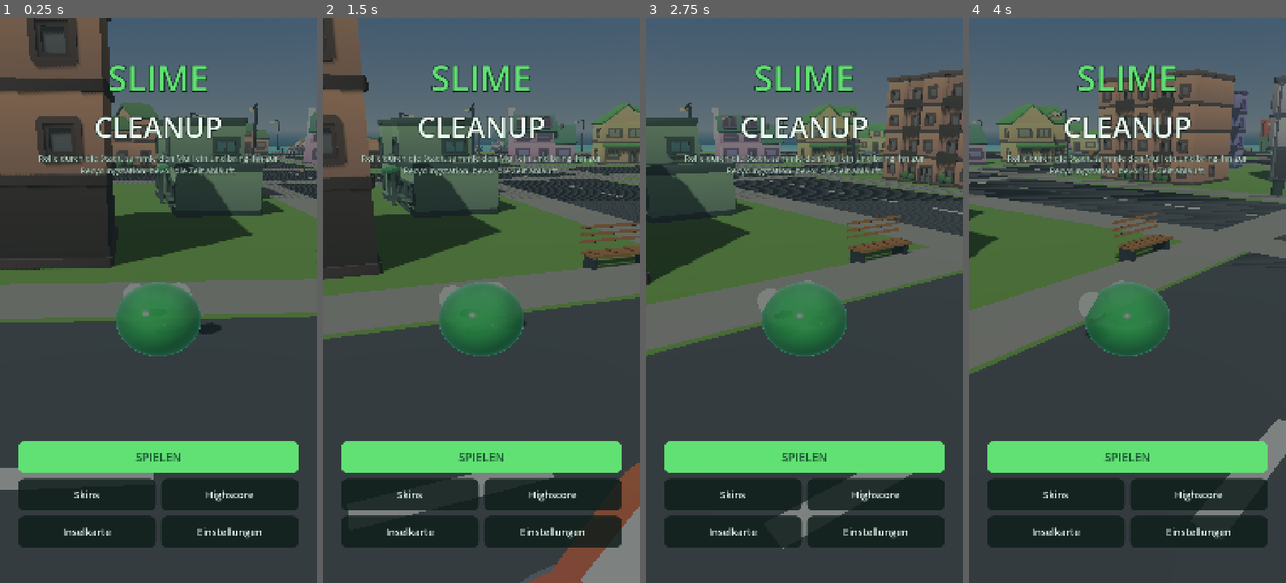
Above: before the commit, frames 1-4 (left to right).
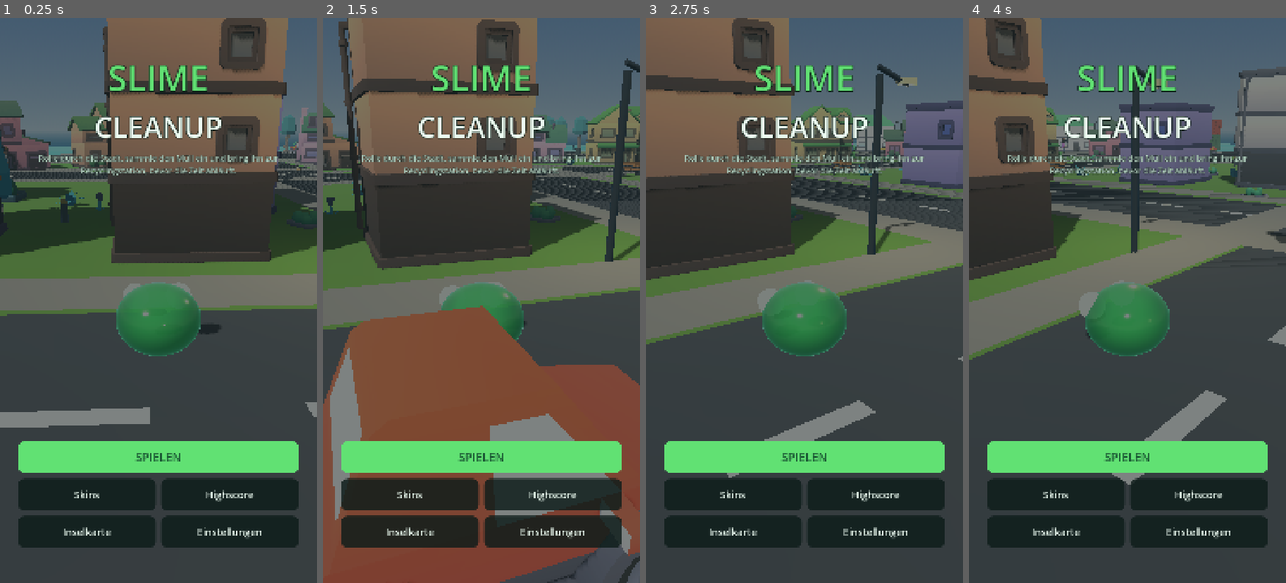
Above: after the commit, the same moments.

Repository: fabianwerle-bit/Game
Game: Godot game, scene res://scenes/game.tscn
Same seed, same stepped clock (60 frames per second), same inputs: the game is played once before the commit and once after it.
Inputs (mouse positions are in pixels of both pictures, inside the frame that each line leads up to):
- Up to frame 1 (0.25 s): no input
- Up to frame 2 (1.5 s): move the mouse to (551, 272) at 0.52 s; hold D (move_right) 0.53-1.25 s; click (551, 272) at 0.67 s; drag from (418, 328) to (465, 413) at 1.27 s
- Up to frame 3 (2.75 s): move the mouse to (836, 176) at 2.02 s; hold D (move_right) from 2.03 s (still down)
- Up to frame 4 (4 s): release D (move_right) at 2.75 s; drag from (1111, 413) to (1032, 215) at 2.77 s; move the mouse to (1222, 385) at 3.52 s; hold A (move_left) from 3.53 s (still down)

The runs differ from the first frame. In frame 1, 34% of the frame differs, in the area x 0-100%, y 0-84%; in frame 2, 54%, in the area x 0-100%, y 0-100%; in frame 3, 28%; in frame 4, 26%.

Commit message:
Fill the blocks in and bring the streets down to the town's own scale
Seen from above the island read as a grid of bare lawns with a building or
two standing on each. Three reasons, all of them arithmetic:

- Every piece of greenery claimed the same generous circle, so a clump of
  flowers reserved as much ground as an oak. Each kind now claims what it
  actually occupies and keeps its own distance from the carriageway. Nature
  goes from eighteen props on the whole island to well over a hundred.
- The belt outside the ring road belongs to no district, and the scatter only
  ever ran per district, so the outskirts had nothing growing on them at all.
  There is an island-wide pass for that ground now.
- Roads were sized for real traffic, not for this island. A house here is six
  or seven metres wide and a ten-metre street beside it read as a runway with
  a town drawn on either side. Carriageways come in by about fifteen per
  cent, which also leaves the blocks deeper: forty-one buildings now stand
  where thirty-one did.

Lanes and pavements follow the road's own width instead of a fixed distance.
That was fine while every road was the same size; with a lane narrower than a
main road it put cars half over the kerb and pedestrians in the gutter. A
test now checks every edge keeps its lane on the road and its pavement off it.

The order of placement is explicit: everything with a fixed place claims its
ground before the scatter passes fill in around it. Nature used to run first
and take the whole beach, which is why the parasols and deckchairs had
nowhere to stand. The harbour and beach dressing also spread themselves
relative to their district rather than by a figure in metres, so they survive
the island being resized.

Co-Authored-By: Claude Opus 5 <noreply@anthropic.com>
Claude-Session: https://claude.ai/code/session_018ZbN76akkS42VNFeHutQmc

Diff:
--- a/scripts/core/island_layout.gd
+++ b/scripts/core/island_layout.gd
@@ -209,6 +209,24 @@
 			best = score
 			best_id = d.id
 	return best_id
+
+
+## Deterministic scatter across the whole island, for the ground that belongs
+## to no district: the belt between the ring road and the coast.
+func scatter(count: int, rng_seed: int, min_shore_margin: float = 4.0) -> PackedVector2Array:
+	var out := PackedVector2Array()
+	var box := bounds()
+	var rng := RandomNumberGenerator.new()
+	rng.seed = SEED + rng_seed
+	var attempts := 0
+	while out.size() < count and attempts < count * 40:
+		attempts += 1
+		var p := Vector2(
+			rng.randf_range(box.position.x, box.end.x),
+			rng.randf_range(box.position.y, box.end.y))
+		if is_walkable(p, min_shore_margin):
+			out.append(p)
+	return out
 
 
 ## Deterministic scatter of candidate positions inside a district, already
--- a/scripts/core/road_graph.gd
+++ b/scripts/core/road_graph.gd
@@ -8,9 +8,19 @@
 ## pavements offset further out. Junctions are simply nodes with three or more
 ## edges, and each one hands out a single crossing token so cars take turns.
 
-const LANE_HALF_WIDTH := 2.7
-## Where pedestrians walk. Must clear the carriageway, or the crowd strolls
-## down the middle of the kerb line.
+## Where a lane sits and where people walk, as fractions of the carriageway.
+##
+## Both used to be fixed distances, which was fine while every road was the
+## same width. Now that a lane is narrower than a main road, a fixed offset
+## put cars on a lane half over the kerb and pedestrians in the gutter.
+const LANE_FRACTION := 0.5
+## Clear of the kerb by this much, so the crowd walks on the pavement rather
+## than along the kerb line.
+const PAVEMENT_INSET := 1.0
+
+## Kept for the widest road, so callers with no edge to hand still get a
+## sensible figure.
+const LANE_HALF_WIDTH := 2.1
 const PAVEMENT_OFFSET := 5.2
 
 enum { ROAD_MAIN, ROAD_STREET, ROAD_LANE }
@@ -134,14 +144,19 @@
 	return degree(node) >= 3
 
 
+## Half the carriageway, per road class.
+##
+## Sized against the buildings rather than against real traffic. A house on
+## this island is six or seven metres wide, and next to that a ten-metre
+## street read as a runway with a town drawn on either side.
 func road_half_width(kind: int) -> float:
 	match kind:
 		ROAD_MAIN:
-			return 4.8
+			return 4.2
 		ROAD_STREET:
-			return 4.0
+			return 3.4
 		_:
-			return 3.2
+			return 2.8
 
 
 func edge_between(a: int, b: int) -> Edge:
@@ -157,7 +172,15 @@
 	var pb := nodes[b]
 	var dir := (pb - pa).normalized()
 	var right := Vector2(-dir.y, dir.x)
-	return pa.lerp(pb, clampf(t, 0.0, 1.0)) + right * LANE_HALF_WIDTH
+	return pa.lerp(pb, clampf(t, 0.0, 1.0)) + right * lane_offset(a, b)
+
+
+## How far right of the centreline the lane between `a` and `b` runs.
+func lane_offset(a: int, b: int) -> float:
+	var edge := edge_between(a, b)
+	if edge == null:
+		return LANE_HALF_WIDTH
+	return road_half_width(edge.kind) * LANE_FRACTION
 
 
 ## Pavement line alongside an edge. `side` is +1 or -1.
@@ -166,7 +189,16 @@
 	var pb := nodes[b]
 	var dir := (pb - pa).normalized()
 	var right := Vector2(-dir.y, dir.x)
-	return pa.lerp(pb, clampf(t, 0.0, 1.0)) + right * PAVEMENT_OFFSET * signf(float(side))
+	return pa.lerp(pb, clampf(t, 0.0, 1.0)) \
+			+ right * pavement_offset(a, b) * signf(float(side))
+
+
+## How far from the centreline people walk alongside the edge `a`-`b`.
+func pavement_offset(a: int, b: int) -> float:
+	var edge := edge_between(a, b)
+	if edge == null:
+		return PAVEMENT_OFFSET
+	return road_half_width(edge.kind) + PAVEMENT_INSET
 
 
 func nearest_node(p: Vector2) -> int:
--- a/scripts/world/city_builder.gd
+++ b/scripts/world/city_builder.gd
@@ -131,13 +131,16 @@
 	station_points.clear()
 	PropBuilder.reset_variants()
 
+	# Order matters: everything with a fixed place claims its ground before
+	# the scatter passes fill in around it. Nature used to run first and take
+	# the whole beach, leaving the parasols and deckchairs nowhere to stand.
 	_reserve_stations()
 	_place_square(root)
 	_place_buildings(root)
+	_place_harbour(root)
+	_place_beach(root)
 	_place_street_furniture(root)
 	_place_nature(root)
-	_place_harbour(root)
-	_place_beach(root)
 	return root
 
 
@@ -434,6 +437,28 @@
 			holder.add_child(node)
 
 
+## How much ground each kind of greenery takes, and how far it keeps off the
+## carriageway. A tree overhangs; a clump of flowers does not.
+const GREENERY := {
+	&"tree": [2.2, 7.6],
+	&"tree_small": [1.5, 7.0],
+	&"palm": [2.6, 7.6],
+	&"bush": [1.1, 6.8],
+	&"flowers": [0.7, 6.6],
+	&"rock": [1.4, 7.0],
+	&"fence": [1.0, 6.8],
+	&"planter": [1.0, 6.6],
+	&"bollard": [0.8, 6.4],
+	&"bench": [1.4, 7.0],
+}
+
+
+## Trees, hedges and flowers, in the districts and in the blocks between them.
+##
+## The claimed radius follows the prop rather than one figure for all of them.
+## With a single generous radius a clump of flowers reserved as much ground as
+## an oak, and the blocks came out as bare lawns with a couple of buildings
+## standing on them.
 func _place_nature(root: Node3D) -> void:
 	var holder := Node3D.new()
 	holder.name = "Nature"
@@ -442,9 +467,10 @@
 	var plan := {
 		IslandLayout.PARK: [[&"tree", 26], [&"tree_small", 14], [&"bush", 22],
 				[&"flowers", 26], [&"bench", 8]],
-		IslandLayout.SUBURB: [[&"tree", 14], [&"bush", 16], [&"flowers", 14], [&"fence", 10]],
-		IslandLayout.CENTRE: [[&"tree_small", 10], [&"planter", 8], [&"bollard", 12]],
-		IslandLayout.HARBOUR: [[&"rock", 10], [&"bollard", 10], [&"bush", 6]],
+		IslandLayout.SUBURB: [[&"tree", 16], [&"bush", 20], [&"flowers", 20], [&"fence", 12]],
+		IslandLayout.CENTRE: [[&"tree_small", 14], [&"planter", 10], [&"bollard", 12],
+				[&"bush", 14], [&"flowers", 16]],
+		IslandLayout.HARBOUR: [[&"rock", 10], [&"bollard", 10], [&"bush", 8]],
 		IslandLayout.BEACH: [[&"palm", 16], [&"rock", 8], [&"bush", 6]],
 	}
 
@@ -452,19 +478,34 @@
 		for entry: Array in plan[district]:
 			var what: StringName = entry[0]
 			var count: int = entry[1]
-			var spots := island.scatter_in_district(district, count * 3, int(what.hash()), 5.0)
-			var placed := 0
-			for spot: Vector2 in spots:
-				if placed >= count:
-					break
-				if not _fits(spot, 2.2, 9.0):
-					continue
-				var node := AssetLibrary.model(what)
-				node.position = Vector3(spot.x, IslandLayout.GROUND_Y, spot.y)
-				node.rotation.y = _rng.randf() * TAU
-				holder.add_child(node)
-				_claim(spot, 2.2)
-				placed += 1
+			var spots := island.scatter_in_district(district, count * 8, int(what.hash()), 5.0)
+			_sow(holder, what, spots, count)
+
+	# The belt outside the ring road belongs to no district, and was coming out
+	# as bare grass between the outskirts housing.
+	for entry: Array in [[&"tree", 20], [&"bush", 22], [&"flowers", 24]]:
+		var what: StringName = entry[0]
+		var count: int = entry[1]
+		_sow(holder, what, island.scatter(count * 8, int(what.hash()) + 7, 6.0), count)
+
+
+## Plant up to `count` of `what` on the first spots with room for them.
+func _sow(holder: Node3D, what: StringName, spots: PackedVector2Array, count: int) -> void:
+	var shape: Array = GREENERY.get(what, [2.2, 7.6])
+	var radius: float = shape[0]
+	var clearance: float = shape[1]
+	var placed := 0
+	for spot: Vector2 in spots:
+		if placed >= count:
+			return
+		if not _fits(spot, radius, clearance):
+			continue
+		var node := AssetLibrary.model(what)
+		node.position = Vector3(spot.x, IslandLayout.GROUND_Y, spot.y)
+		node.rotation.y = _rng.randf() * TAU
+		holder.add_child(node)
+		_claim(spot, radius)
+		placed += 1
 
 
 func _place_harbour(root: Node3D) -> void:
@@ -478,7 +519,7 @@
 	# Containers stacked along the quay.
 	for i in range(10):
 		var ring := Vector2(cos(float(i) * 1.1), sin(float(i) * 1.1)) \
-				* Vector2(16.0, 13.0) * IslandLayout.SCALE
+				* quay.radius * Vector2(0.62, 0.50)
 		var spot := quay.centre + ring
 		if not _fits(spot, 4.0, 6.0):
 			continue
@@ -495,7 +536,7 @@
 			stacked.rotation.y = node.rotation.y
 			holder.add_child(stacked)
 
-	var crane_spot := quay.centre + Vector2(6.0, -12.0) * IslandLayout.SCALE
+	var crane_spot := quay.centre + Vector2(0.24, -0.46) * quay.radius
 	if _fits(crane_spot, 6.0, 7.0):
 		var crane := AssetLibrary.model(&"crane")
 		crane.position = Vector3(crane_spot.x, IslandLayout.GROUND_Y, crane_spot.y)
@@ -523,24 +564,23 @@
 	if beach == null:
 		return
 
-	# Offsets scale with the island: written as absolute metres they scattered
-	# the whole beach into the sea the moment the map was resized, and the
-	# district came out empty.
-	var spread := 26.0 * IslandLayout.SCALE
-	for i in range(16):
+	# Spread across the district rather than by a figure in metres, so the
+	# beach stays furnished whatever size the island is built at.
+	var spread := beach.radius * 0.8
+	for i in range(44):
 		var spot := beach.centre + Vector2(
 			_rng.randf_range(-spread, spread),
 			_rng.randf_range(-spread * 0.3, spread * 0.8))
 		if not island.is_walkable(spot, 2.0):
 			continue
-		if not _fits(spot, 2.4, 5.0):
+		if not _fits(spot, 2.0, 4.5):
 			continue
 		var what := &"parasol" if _rng.randf() < 0.5 else &"deckchair"
 		var node := AssetLibrary.model(what)
 		node.position = Vector3(spot.x, IslandLayout.GROUND_Y, spot.y)
 		node.rotation.y = _rng.randf() * TAU
 		holder.add_child(node)
-		_claim(spot, 2.4)
+		_claim(spot, 2.0)
 
 
 ## The town square, laid out before any building so it stays open.
--- a/tests/test_island.gd
+++ b/tests/test_island.gd
@@ -165,11 +165,26 @@
 	# Opposing lanes on the same road must be on opposite sides.
 	var forward := roads.lane_point(0, 1, 0.5)
 	var backward := roads.lane_point(1, 0, 0.5)
-	t.check(forward.distance_to(backward) > RoadGraph.LANE_HALF_WIDTH,
+	var offset := roads.lane_offset(0, 1)
+	t.check(forward.distance_to(backward) > offset,
 			"oncoming traffic uses the other side of the road")
 	var centre := roads.nodes[0].lerp(roads.nodes[1], 0.5)
-	t.near(forward.distance_to(centre), RoadGraph.LANE_HALF_WIDTH, 0.01,
+	t.near(forward.distance_to(centre), offset, 0.01,
 			"lane sits half a carriageway off the centreline")
+
+	# Lanes and pavements scale with the road, so a car on a narrow lane is
+	# not half over the kerb and nobody walks in the gutter of a main road.
+	for edge: RoadGraph.Edge in roads.edges:
+		var half := roads.road_half_width(edge.kind)
+		var lane := roads.lane_offset(edge.a, edge.b)
+		var walk := roads.pavement_offset(edge.a, edge.b)
+		if lane <= 0.0 or lane >= half:
+			t.check(false, "lane on edge %d-%d is off the carriageway" % [edge.a, edge.b])
+			return
+		if walk <= half:
+			t.check(false, "pavement on edge %d-%d is on the road" % [edge.a, edge.b])
+			return
+	t.check(true, "every lane stays on its road and every pavement stays off it")
 
 	# Pavements are further out than the traffic lanes.
 	var pave := roads.pavement_point(0, 1, 0.5, 1)
